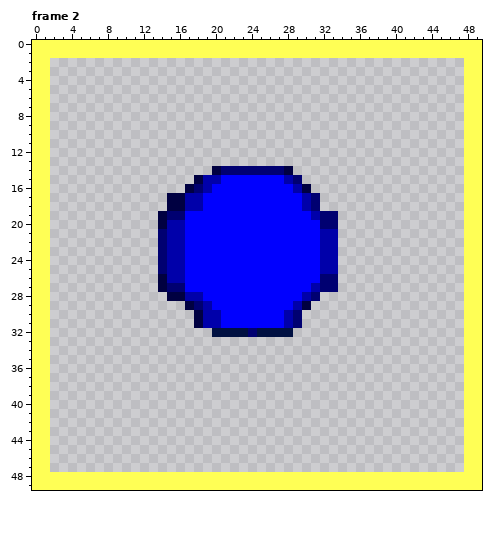
Pixel-art file: assets/powerup-maxi-ball.ase. Above is the file before it was changed.
50x50 pixels, 5 frames. Shown: frame 2. The commit also changed other frames, which this record leaves out.
After:
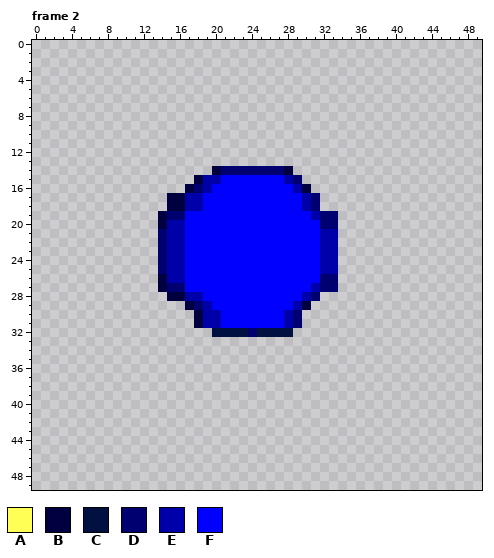
Palette (. is transparent): A #ffff55  B #000041  C #001041  D #000071  E #0000aa  F #0000ff
From old to new:
Frame 2:
y 0..1: x 0..49 AAAAAAAAAAAAAAAAAAAAAAAAAAAAAAAAAAAAAAAAAAAAAAAAAA -> ..................................................
y 2..47: x 0..1 AA -> ..; x 48..49 AA -> ..
y 48..49: x 0..49 AAAAAAAAAAAAAAAAAAAAAAAAAAAAAAAAAAAAAAAAAAAAAAAAAA -> ..................................................
Changed places in both pictures, as pixel boxes (x1, y1, x2, y2):
erased: (32, 40, 482, 490)
